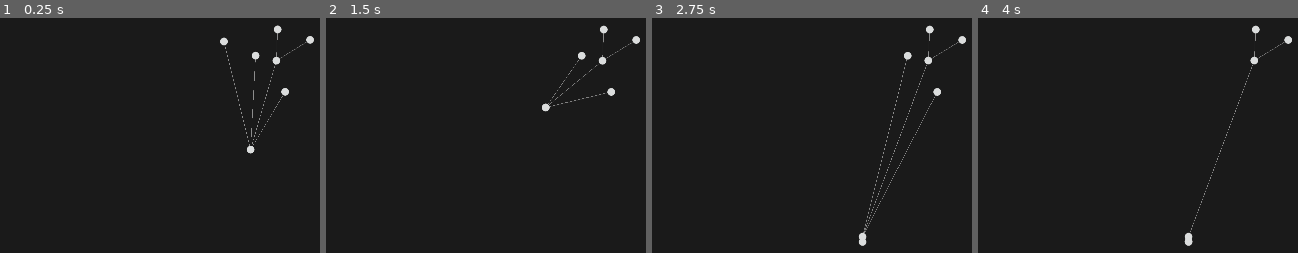
Above: before the commit, frames 1-4 (left to right).
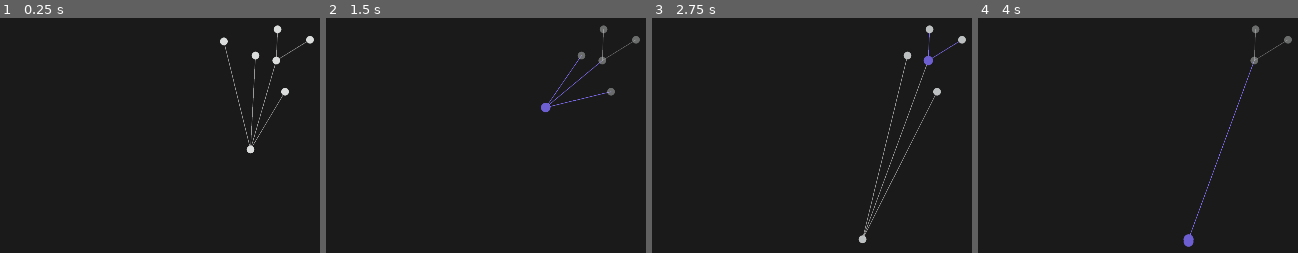
Above: after the commit, the same moments.

Repository: lcrol77/godot-coding-challenges
Game: Godot game, scene res://node_test.tscn
Same seed, same stepped clock (60 frames per second), same inputs: the game is played once before the commit and once after it.
Inputs (mouse positions are in pixels of both pictures, inside the frame that each line leads up to):
- Up to frame 1 (0.25 s): no input
- Up to frame 2 (1.5 s): drag from (575, 149) to (550, 41) at 0.52 s; tap Enter at 1.25 s; drag from (550, 41) to (537, 238) at 1.27 s
- Up to frame 3 (2.75 s): move the mouse to (927, 60) at 2.02 s; press the mouse at (927, 60) at 2.03 s
- Up to frame 4 (4 s): release the mouse at (1253, 60) at 2.75 s; tap Space at 2.75 s; drag from (1234, 55) to (1189, 241) at 2.77 s; tap Enter at 3.5 s; drag from (1262, 90) to (1189, 241) at 3.52 s

The runs differ from the first frame. In frame 1, 0.3% of the frame differs, in the area x 68-99%, y 2-58%; in frame 2, 0.7%; in frame 3, 1.1%, in the area x 64-99%, y 2-98%; in frame 4, 0.7%.

Commit message:
added some juice to the node class

Diff:
--- a/obsidian-graph/components/obsidian_node/obsidian_node.gd
+++ b/obsidian-graph/components/obsidian_node/obsidian_node.gd
@@ -1,42 +1,69 @@
 class_name ObsidianNode
-extends RigidBody2D
+extends CharacterBody2D
 
 @export var radius: int = 20
 @export var connected_nodes: Array[ObsidianNode] = []
+@export var is_created: bool = true
 
 @onready var node_body: CollisionShape2D = $NodeBody
 @onready var area_body: CollisionShape2D = $Area2D/AreaBody
 
 var _hovering: bool = false
-var _following_mouse: bool = false
+var _dragging: bool = false
 var _hover_tween: Tween
+var _default_color: Color
 
 func _ready() -> void:
 	Globals.gravity_disabled.connect(_on_gravity_disabled)
+	Globals.node_hover.connect(_handle_hover_state_change)
 	node_body.shape.radius = radius
 	area_body.shape.radius = radius
+	if is_created:
+		_default_color = Globals.normal_color
+	else:
+		_default_color = Globals.muted_color
 
 func _process(delta: float) -> void:
-	if _following_mouse:
+	if _dragging:
 		global_position = get_global_mouse_position()
 
 func _on_gravity_disabled()-> void:
 	print("ObsidianNode::_on_gravity_disabled")
-	linear_damp = 10.0
 
 func _input(event: InputEvent) -> void:
 	if event is InputEventMouseButton:
 		if event.is_action_pressed("left_mouse") and _hovering:
-			_following_mouse = true
+			_dragging = true
 		elif event.is_action_released("left_mouse") and _hovering:
-			_following_mouse = false
+			_dragging = false
 
 func _on_mouse_entered() -> void:
-	_hovering = true
-	if _hover_tween and _hover_tween.is_running():
-		_hover_tween.kill()
+	if not _dragging:
+		_hovering = true
+		if _hover_tween and _hover_tween.is_running():
+			_hover_tween.kill()
+		_hover_tween = create_tween().set_ease(Tween.EASE_OUT).set_trans(Tween.TRANS_ELASTIC)
+		_hover_tween.tween_property(self, "scale", Vector2(1.2,1.2), 0.5)
+		$Sprite2D.self_modulate = Globals.accent_color
+		Globals.node_hover.emit(true)
 
 
 func _on_mouse_exited() -> void:
-	print("_on_mouse_exited")
-	_hovering = false
+	if not _dragging:
+		_hovering = false
+		if _hover_tween and _hover_tween.is_running():
+			_hover_tween.kill()
+		_hover_tween = create_tween().set_ease(Tween.EASE_OUT).set_trans(Tween.TRANS_ELASTIC)
+		_hover_tween.tween_property(self, "scale", Vector2.ONE, 0.55)
+		$Sprite2D.self_modulate = _default_color
+		Globals.node_hover.emit(false)
+
+
+func _handle_hover_state_change(is_hovering: bool):
+	if _hovering:
+		return
+	if is_hovering:
+		_default_color.a = .5
+	else:
+		_default_color.a = 1.0
+	$Sprite2D.self_modulate = _default_color
--- a/obsidian-graph/components/obsidian_node/obsidian_node.gdshader
+++ b/obsidian-graph/components/obsidian_node/obsidian_node.gdshader
@@ -4,5 +4,6 @@
 
 void fragment() {
 	float radius = 2.0 * distance(UV, vec2(0.5));
-	COLOR.a = smoothstep(1.0, 1.0 - fwidth(smoothing * radius), radius);
+	float alpha = smoothstep(1.0, 1.0 - fwidth(smoothing * radius), radius);
+	COLOR.a *= alpha;
 }
--- a/obsidian-graph/components/obsidian_node/obsidian_node.tscn
+++ b/obsidian-graph/components/obsidian_node/obsidian_node.tscn
@@ -20,9 +20,8 @@
 width = 20
 height = 20
 
-[node name="ObsidianNode" type="RigidBody2D"]
+[node name="ObsidianNode" type="CharacterBody2D"]
 input_pickable = true
-linear_velocity = Vector2(1, 1)
 script = ExtResource("1_h33cv")
 radius = 8
 
--- a/obsidian-graph/components/obsidian_node_manager/obsidian_node_manager.gd
+++ b/obsidian-graph/components/obsidian_node_manager/obsidian_node_manager.gd
@@ -4,7 +4,9 @@
 
 @export var node_prefab: PackedScene
 
+var _default_color: Color = Globals.muted_color
 func _ready():
+	Globals.node_hover.connect(_handle_hover_state_change)
 	queue_redraw()
 
 func _draw() -> void:
@@ -12,7 +14,16 @@
 		if child.connected_nodes.size() == 0: continue
 		for connected_node: ObsidianNode in child.connected_nodes:
 			if connected_node == null: continue
-			draw_line(child.position, connected_node.position, Color(1,1,1,.5))
+			if child._hovering:
+				draw_line(child.position, connected_node.position, Globals.accent_color, -1, true)
+			else:
+				draw_line(child.position, connected_node.position, _default_color, -1, true)
 
 func _process(delta: float) -> void:
 	queue_redraw()
+
+func _handle_hover_state_change(is_hovering: bool):
+	if is_hovering:
+		_default_color.a = .5
+	else:
+		_default_color.a = 1.0
--- a/obsidian-graph/globals.gd
+++ b/obsidian-graph/globals.gd
@@ -1,3 +1,12 @@
 extends Node
 
+#region colors
+var normal_color: Color = Color.html("dcddde") # default node color
+var muted_color: Color = Color.html("#999") # Color for nodes that do not really exist -- this is an obsidian concept
+
+var accent_color: Color = Color.html("#7f6df2") # purple selection color
+#endregion
+#region signals
 signal gravity_disabled
+signal node_hover(is_hovering: bool)
+#endregion
